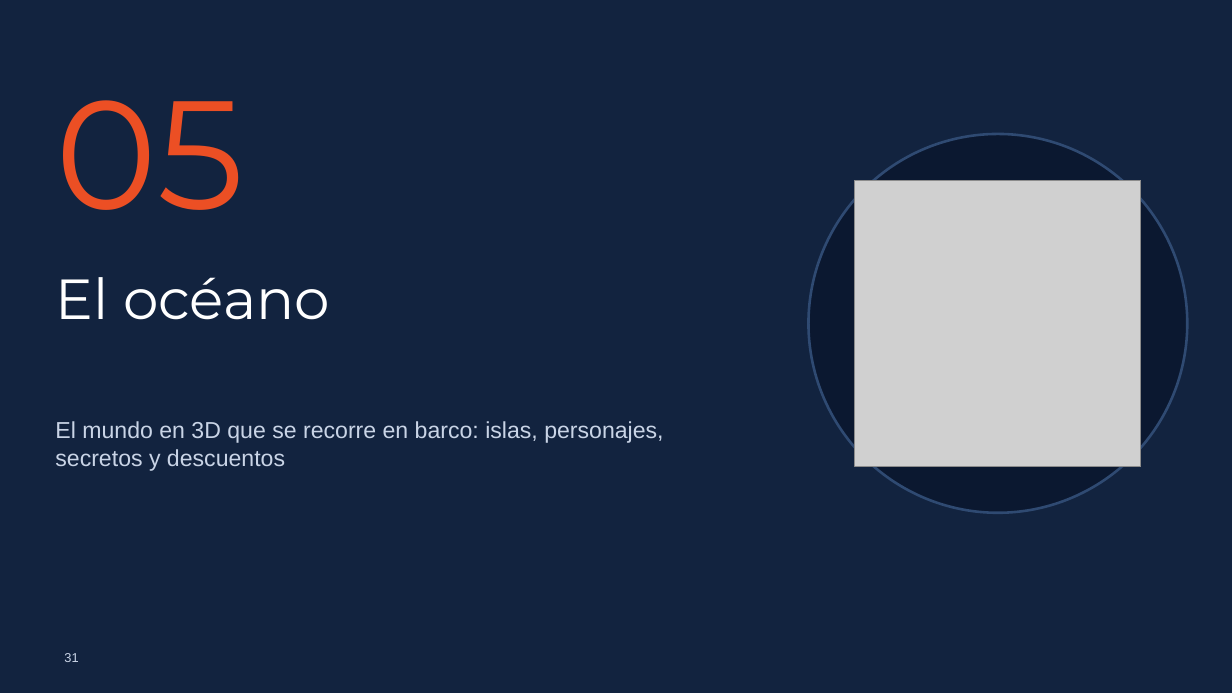
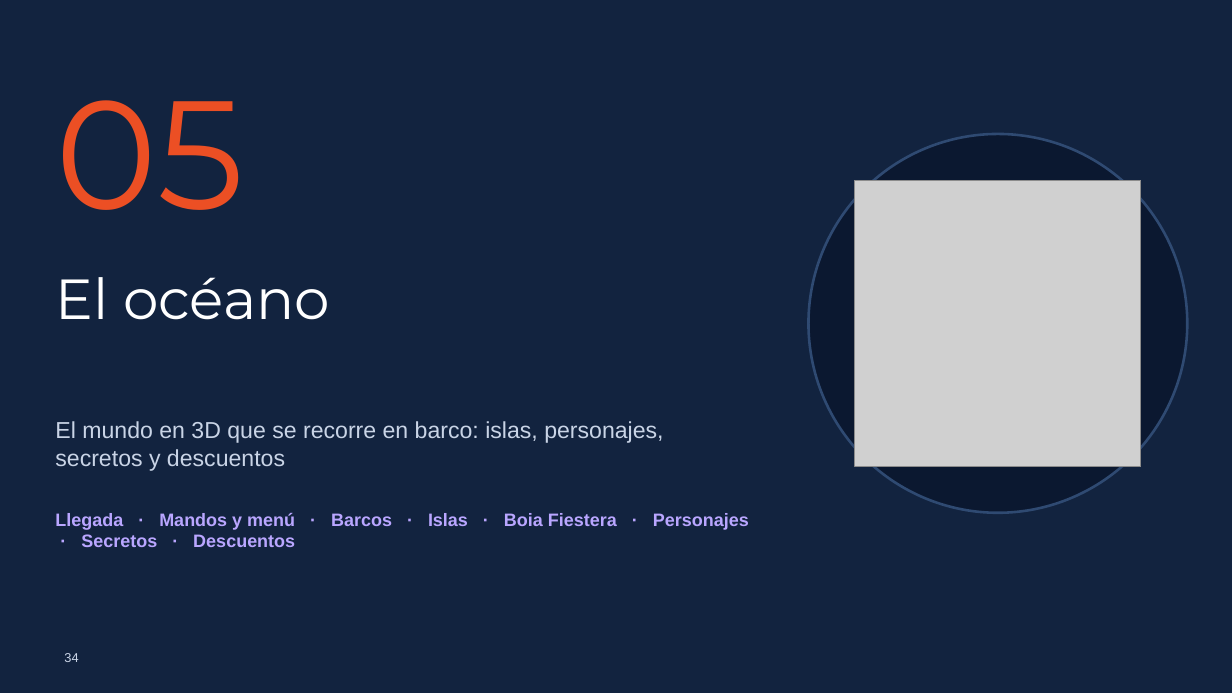
Before and after one commit to picodepato/boia-planet-web, a slide deck: slide 34 of docs/presentacion/boia-planet.pptx (slide 31 before the commit). Drawn at 1232x693 pixels with LibreOffice and Linux fonts; fonts in the diff are those of the drawing; grey boxes stand for pictures; background and template pictures are left out. Boxes give left, top, right and bottom in pixels: in the first picture for what was removed or moved away, otherwise in the second. Text is boxed around its words. In the diff, an @@ line names an element or a change of style, - is before the commit and + after.

```diff
--- a/docs/presentacion/boia-planet.pptx
+++ b/docs/presentacion/boia-planet.pptx
@@ text added at box(55, 513, 749, 547), 14 pt, text #B9A6FF, bold @@
+Llegada · Mandos y menú · Barcos · Islas · Boia Fiestera · Personajes · Secretos · Descuentos
@@ page number at box(64, 653, 78, 662): text changed @@
-31
+34
```
Also in this commit, not shown: 3 other slides changed, 30 slides added, 3 slides removed, 9 other files.
